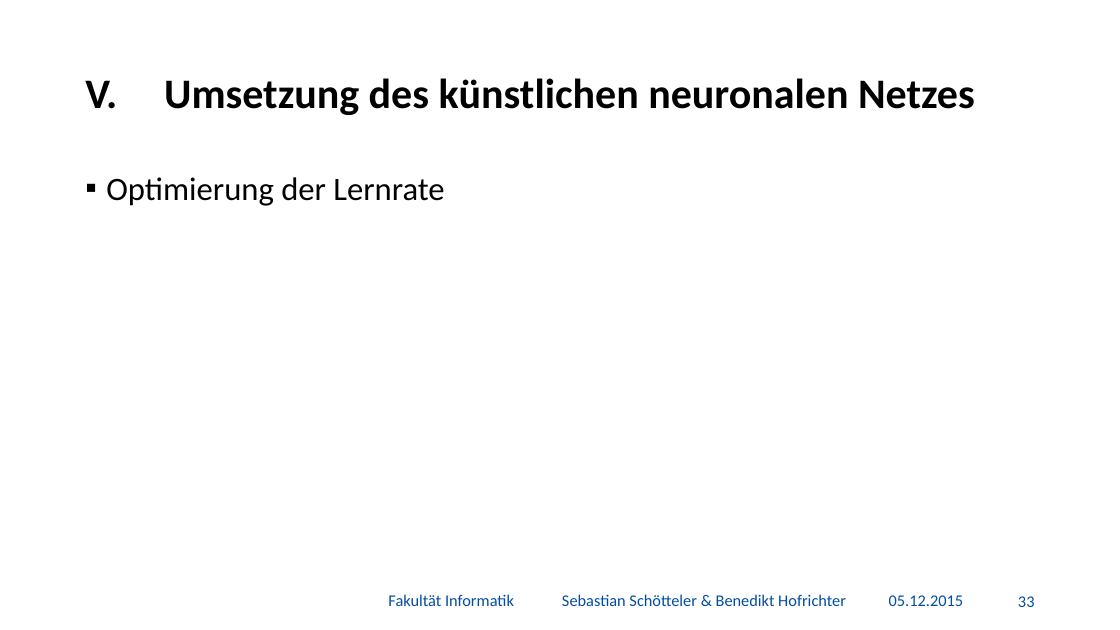
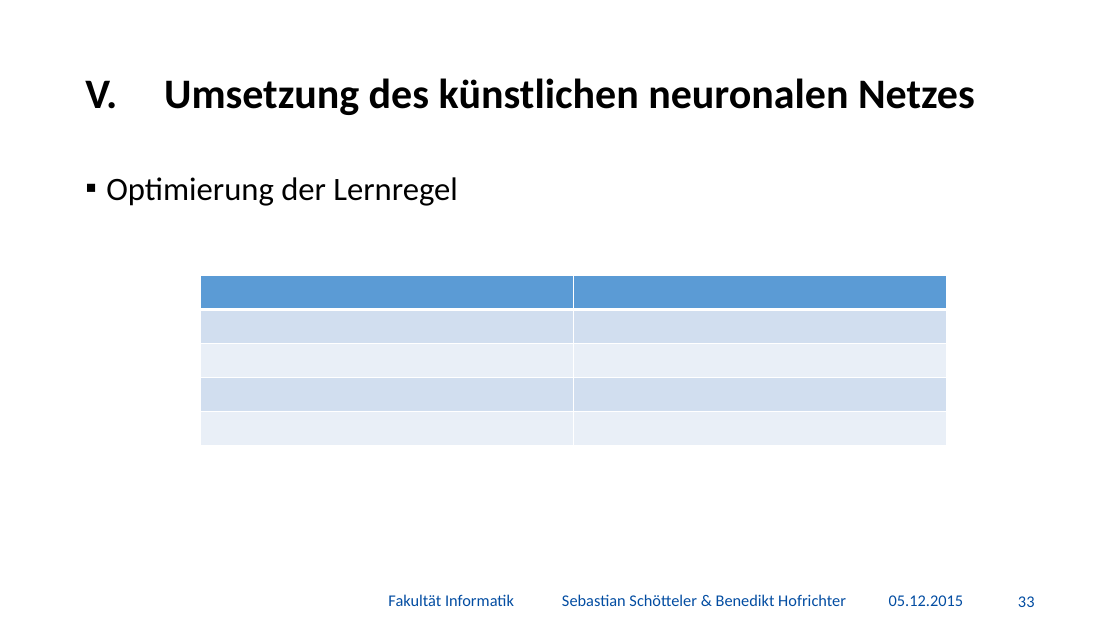
Before and after one commit to BenediktGitGit/soco15, a slide deck: slide 34 of 3b) Vortrag/Präsentation.pptx. Drawn at 1120x630 pixels with LibreOffice and Linux fonts; fonts in the diff are those of the drawing; background and template pictures are left out. Boxes give left, top, right and bottom in pixels: in the first picture for what was removed or moved away, otherwise in the second. Text is boxed around its words. In the diff, an @@ line names an element or a change of style, - is before the commit and + after.

```diff
--- a/3b) Vortrag/Präsentation.pptx
+++ b/3b) Vortrag/Präsentation.pptx
@@ text at (106,177,457,206): text changed @@
-▪ Optimierung der Lernrate
+▪ Optimierung der Lernregel
@@ table added at (201,276,947,446), 5 rows, 2 columns @@
+ | 
+ | 
+ | 
+ | 
+ | 
```
Also in this commit, not shown: 4 other slides changed, 1 other file.
